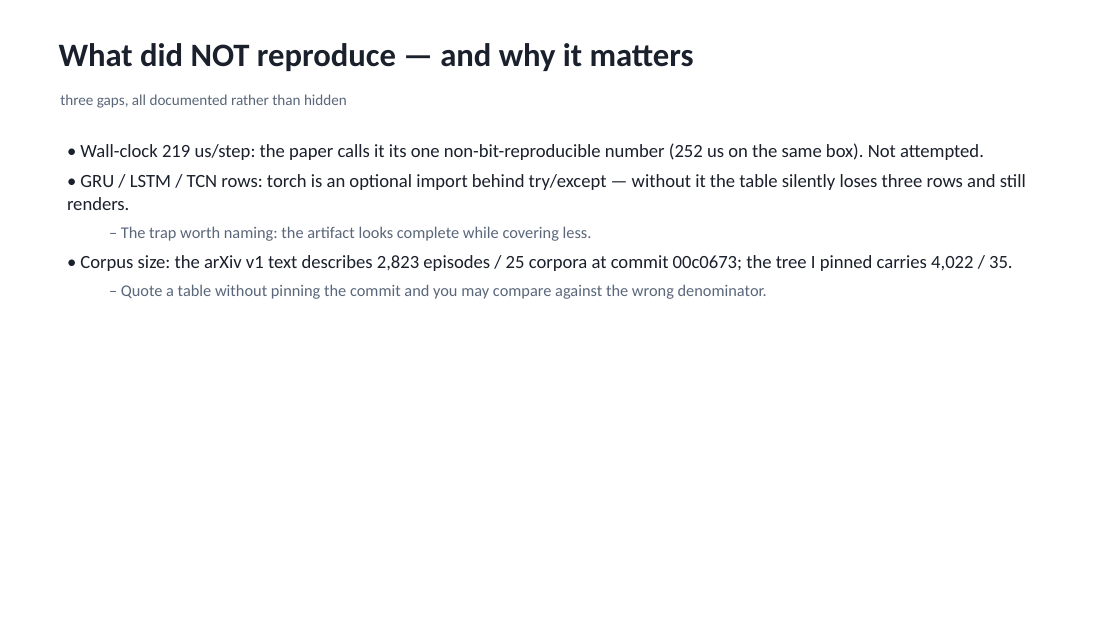
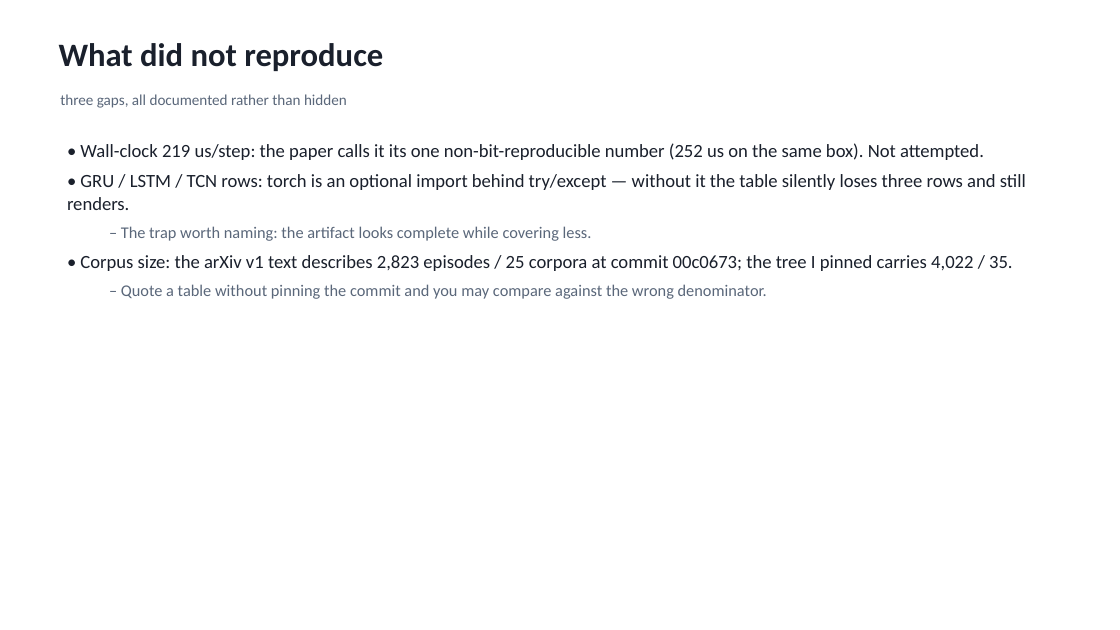
Before and after one commit to SamielSun/Individual-project-trajectory-sentinel-reproduce, a slide deck: slide 8 of slides/deck.pptx. Drawn at 1120x630 pixels with LibreOffice and Linux fonts; fonts in the diff are those of the drawing. Boxes give left, top, right and bottom in pixels: in the first picture for what was removed or moved away, otherwise in the second. Text is boxed around its words. In the diff, an @@ line names an element or a change of style, - is before the commit and + after.

```diff
--- a/slides/deck.pptx
+++ b/slides/deck.pptx
@@ text at box(59, 43, 383, 71): text changed @@
-What did NOT reproduce — and why it matters
+What did not reproduce
```
Also in this commit, not shown: 4 other slides changed, 2 other files.
